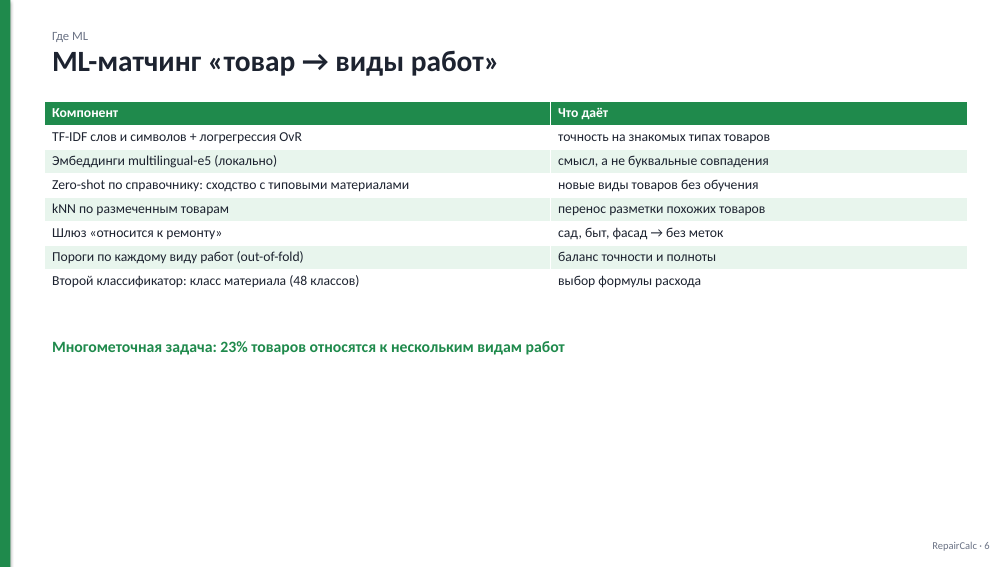
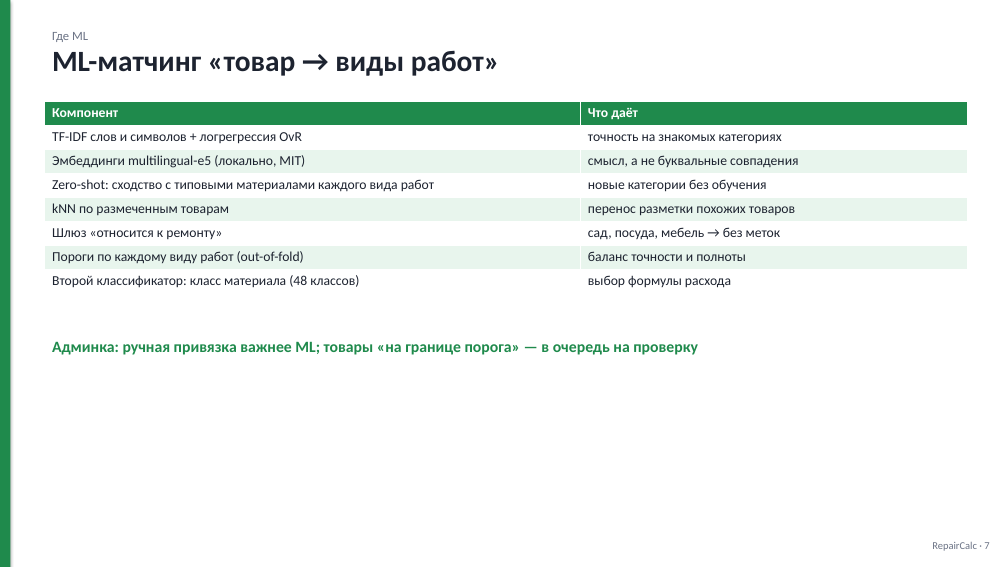
Before and after one commit to kragimov07-rgb/https---github.com-kragimov07-rgb-Clark, a slide deck: slide 7 of docs/RepairCalc.pptx (slide 6 before the commit). Drawn at 1008x567 pixels with LibreOffice and Linux fonts; fonts in the diff are those of the drawing. Boxes give left, top, right and bottom in pixels: in the first picture for what was removed or moved away, otherwise in the second. Text is boxed around its words. In the diff, an @@ line names an element or a change of style, - is before the commit and + after.

```diff
--- a/docs/RepairCalc.pptx
+++ b/docs/RepairCalc.pptx
@@ table at box(45, 101, 968, 292) @@
-row 2, column 2: точность на знакомых типах товаров
+row 2, column 2: точность на знакомых категориях
-row 3, column 1: Эмбеддинги multilingual-e5 (локально)
+row 3, column 1: Эмбеддинги multilingual-e5 (локально, MIT)
-row 4, column 1: Zero-shot по справочнику: сходство с типовыми материалами
+row 4, column 1: Zero-shot: сходство с типовыми материалами каждого вида работ
-row 4, column 2: новые виды товаров без обучения
+row 4, column 2: новые категории без обучения
-row 6, column 2: сад, быт, фасад → без меток
+row 6, column 2: сад, посуда, мебель → без меток
@@ text at box(52, 341, 698, 355): text changed @@
-Многометочная задача: 23% товаров относятся к нескольким видам работ
+Админка: ручная привязка важнее ML; товары «на границе порога» — в очередь на проверку
@@ text at box(932, 542, 989, 551): text changed @@
-RepairCalc · 6
+RepairCalc · 7
```
Also in this commit, not shown: 13 other slides changed, 2 slides added, 31 other files.
